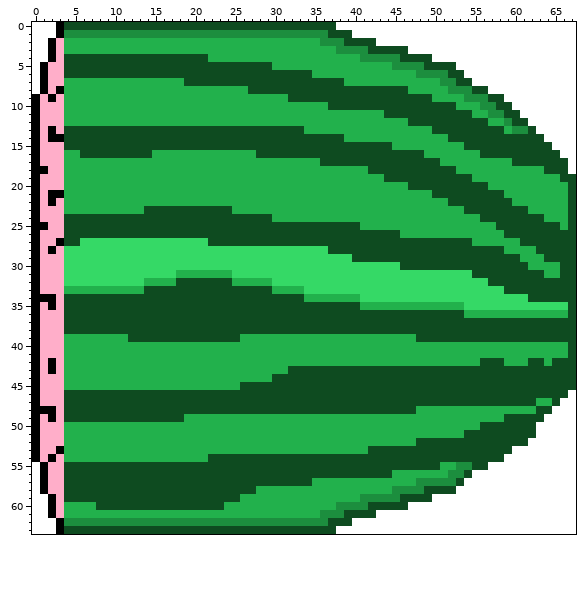
Sprite sheet: Images/WatermelonSlice.png. The picture above was drawn from the file before the commit.
The file is 68x64 pixels.
Now the later version:
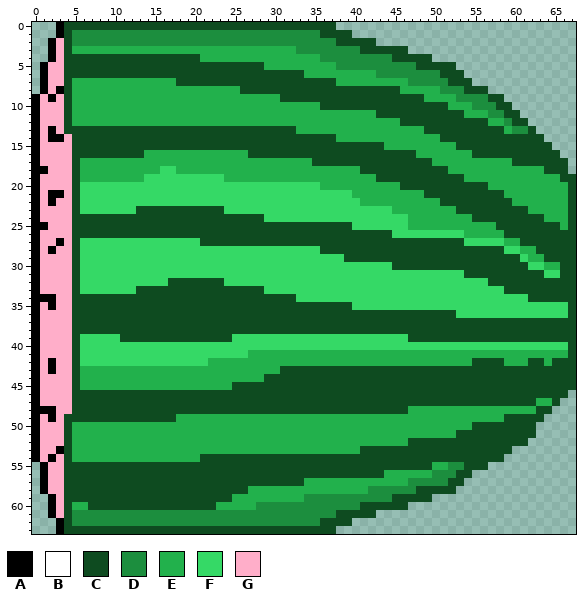
Palette (. is transparent): A #000000  B #ffffff  C #0e4b20  D #1c8e3e  E #22b14c  F #35d966  G #ffaec9
What changed:
Changed rows in their new state; - is an unchanged pixel.
first column x 0:
 0 ...-----------------------------------..............................
 1 ...-C-------------------------------C---............................
 2 ..--CDDDDDDDDDDDDDDDDDDDDDDDDDDDDDDD--C----.........................
 3 ..--C----------------------------DDDDD---C-----.....................
 4 ..-------------------E--------------DDDDD----C----..................
 5 .----------------------------E--------DDDDDDD---C----...............
 6 .---------------------------------E--------DDDDD---C--..............
 7 .---C-------------C-------------------E--------DDDD-C--.............
 8 .---C---------------------C-------------------E----D--C--...........
 9 ----C--------------------------C-----------------E---D-----.........
10 ----C-------------------------------C---------------E--D----........
11 ----C--------------------------------------C----------E------.......
12 ----C-----------------------------------------C---------------......
13 ---------------------------------E---------------C-------------.....
14 ----G---------------------------------E------------C------------....
15 ----G---------------------------------------E--------C-----------...
16 ----GC--------E------------C--------------------E------C----------..
17 ----GC-----------------------------C--------------E----------------.
18 ----GC----------FF-----------------------C----------E--------------.
19 ----GC--------FFFFFFFFFF-------------------C----------E-------------
20 ----GCFFFFFFFFFFFFFFFFFFFFFFFFFFFFFF----------C---------------------
21 ----GCFFFFFFFFFFFFFFFFFFFFFFFFFFFFFFFFFF---------C------------------
22 ----GCFFFFFFFFFFFFFFFFFFFFFFFFFFFFFFFFFFF----------C----------------
23 ----GCFFFFFFFC----------FFFFFFFFFFFFFFFFFFFFF--------C--------------
24 ----G------------------------FFFFFFFFFFFFFFFFFF--------C------------
25 ----G-----------------------------------FFFFFFF---------------------
26 ----G----------------------------------------FFFFFFFFF--------------
27 ----G----------------C--------------------------------FFFFF---------
28 ----GC------------------------------C----------------------FF-------
29 ----GC---------------------------------C---------------------F------
30 ----GC---------------------------------------C----------------FF----
31 ----GC------------FFFFFFF-----------------------------C---------FF--
32 ----GC--------FFFC------FFFFFF--------------------------------------
33 ----GCFFFFFFFC---------------FFFFF----------------------------------
34 ----G----------------------------FFFFFFFF---------------------------
35 ----G-----------------------------------FFFFFFFFFFFFFF--------------
36 ----G------------------------------------------------FFFFFFFFFFFFFF-
37 ----G---------------------------------------------------------------
38 ----G---------------------------------------------------------------
39 ----GCFFFFFC-------------FFFFFFFFFFFFFFFFFFFFFFC--------------------
40 ----GCFFFFFFFFFFFFFFFFFFFFFFFFFFFFFFFFFFFFFFFFFFFFFFFFFFFFFFFFFFFFF-
41 ----GCFFFFFFFFFFFFFFFFFFFFF-----------------------------------------
42 ----GCFFFFFFFFFFFFFFFF---------------------------------C------------
43 ----GC-------------------------C------------------------------------
44 ----GC-----------------------C--------------------------------------
45 ----GC-------------------C------------------------------------------
46 ----G--------------------------------------------------------------.
47 ----G-------------------------------------------------------------..
48 ----G------------------------------------------E-----------------...
49 ------------------E---------------------------------------------....
50 ----C--------------------------------------------------C-------.....
51 ----C------------------------------------------------C---------.....
52 ----C------------------------------------------C--------------......
53 ----C------------------------------------C------------------........
54 ----C----------------C-------------------------------------.........
55 .-------------------------------------------------E-D-C--...........
56 .-------------------------------------------E-----DD-C-.............
57 .---------------------------------E------------D----C-..............
58 .--------------------------E--------------DDD---C----...............
59 ..-----------------------E--------DDDDDDD----C----..................
60 ..--C--C---------------E----DDDDDDDDDD---C-----.....................
61 ..--CDDDDDDDDDDDDDDDDDDDDDDDDDDDDDDD--C----.........................
62 ...-C-------------------------------C---............................
63 ...-----------------------------------..............................
Boxes around the changes in both pictures, in picture pixels (x1, y1, x2, y2):
changed: (32, 22, 576, 534)
